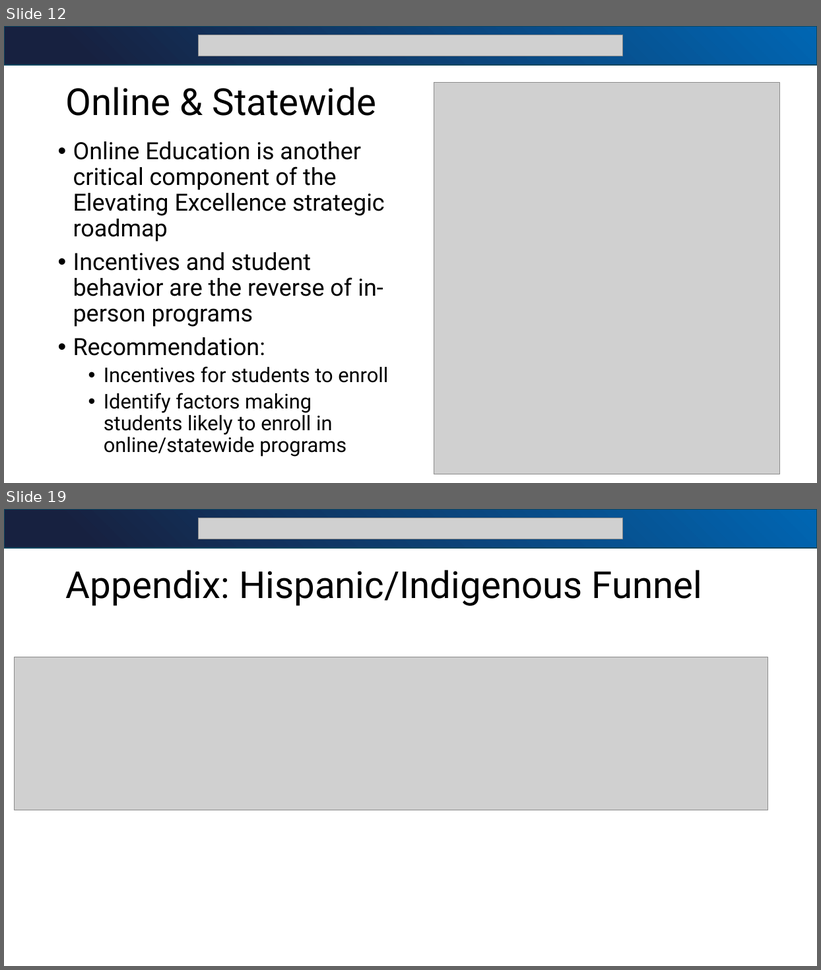
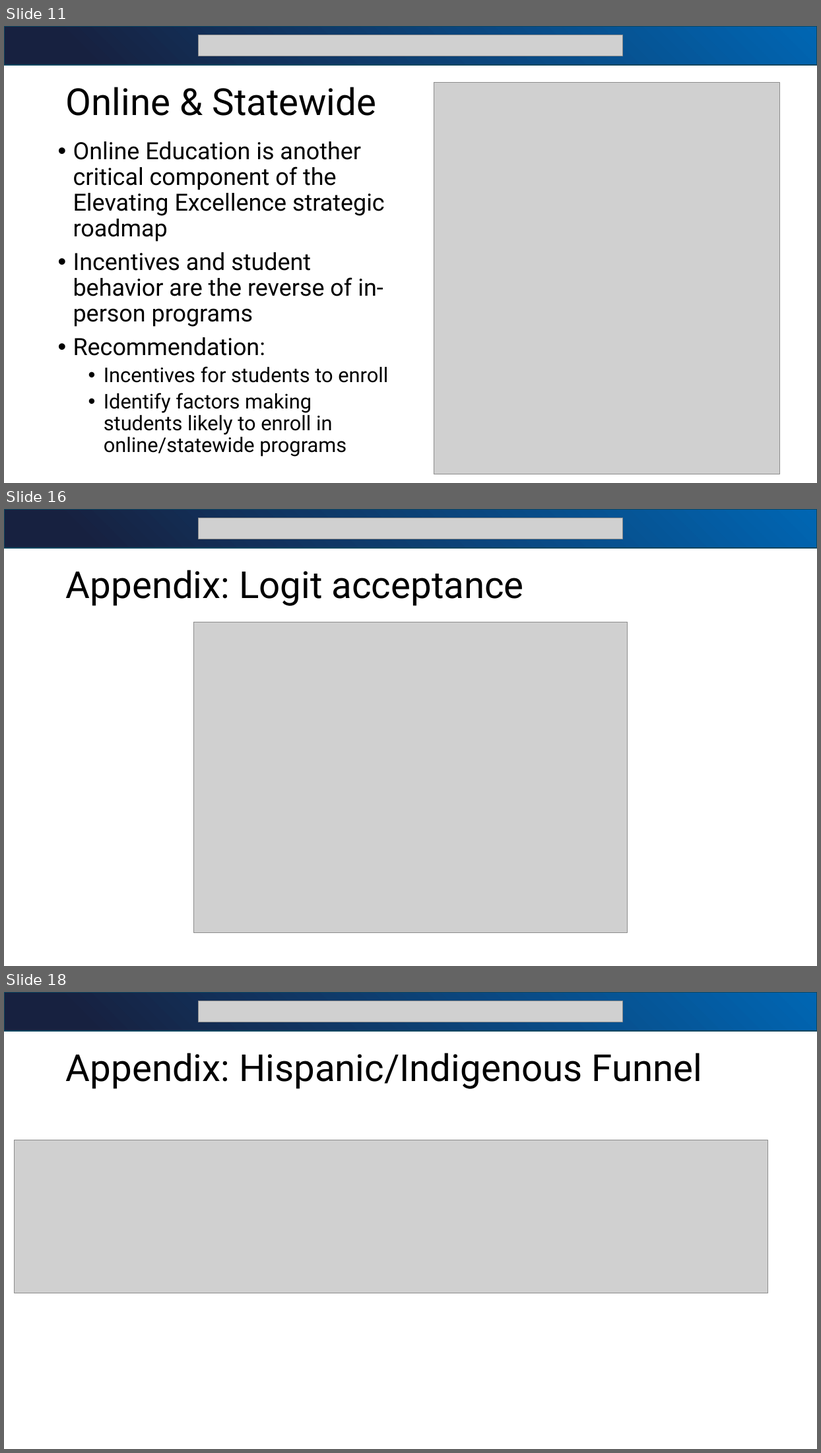
Before and after one commit to bjjefferies/bia_sr_sem_presentation, a slide deck: BIA_SEM_Presentation1.pptx. Shown one above the other, each under a label of ours: slides 12 and 19 before the commit, slides 11, 16 and 18 after it; the slides between them are not shown. The pictures are 821x970 and 821x1453 pixels, drawn with LibreOffice and Linux fonts; fonts in the diff are those of the drawing; grey boxes stand for pictures. Boxes give left, top, right and bottom in pixels: in the first picture for what was removed or moved away, otherwise in the second. Text is boxed around its words. In the diff, an @@ line names an element or a change of style, - is before the commit and + after.

```diff
--- a/BIA_SEM_Presentation1.pptx
+++ b/BIA_SEM_Presentation1.pptx
@@ slide 16 added at box(4, 509, 817, 966), background #FFFFFF @@
@@ rectangle added at box(4, 509, 817, 547), fill gradient #172140 to #0066B3, outline #104760 1.5 pt @@
@@ picture added at box(199, 518, 623, 539) @@
@@ title added at box(66, 570, 524, 606), 44 pt, text #000000 @@
+Appendix: Logit acceptance
@@ picture added at box(193, 622, 628, 933) @@
@@ what was slide 12 is now slide 11 @@
@@ what was slide 19 is now slide 18 @@
```
Also in this commit, not shown: 7 slides changed, 3 other slides added, 4 slides removed, 5 other files.
